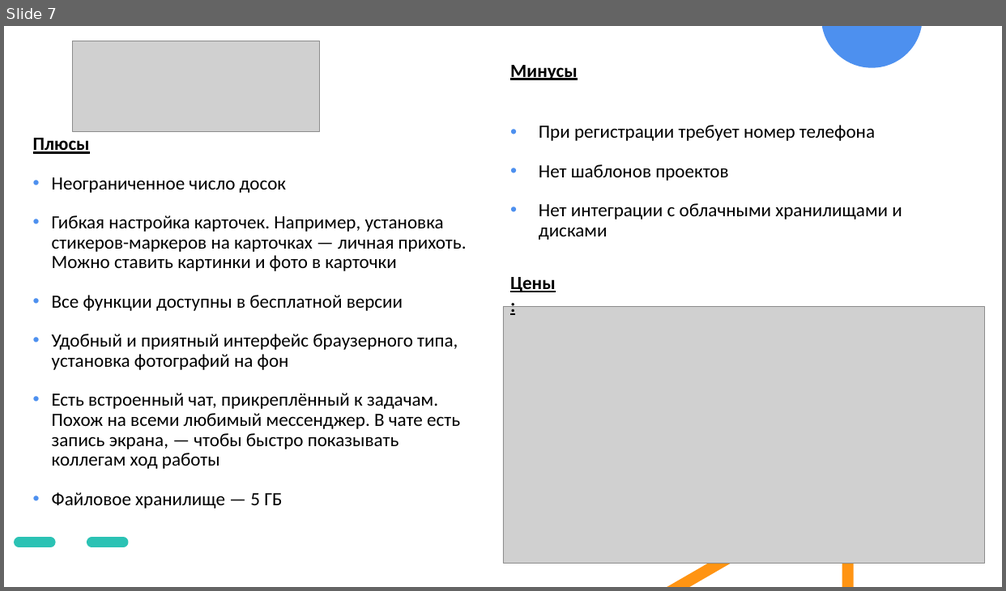
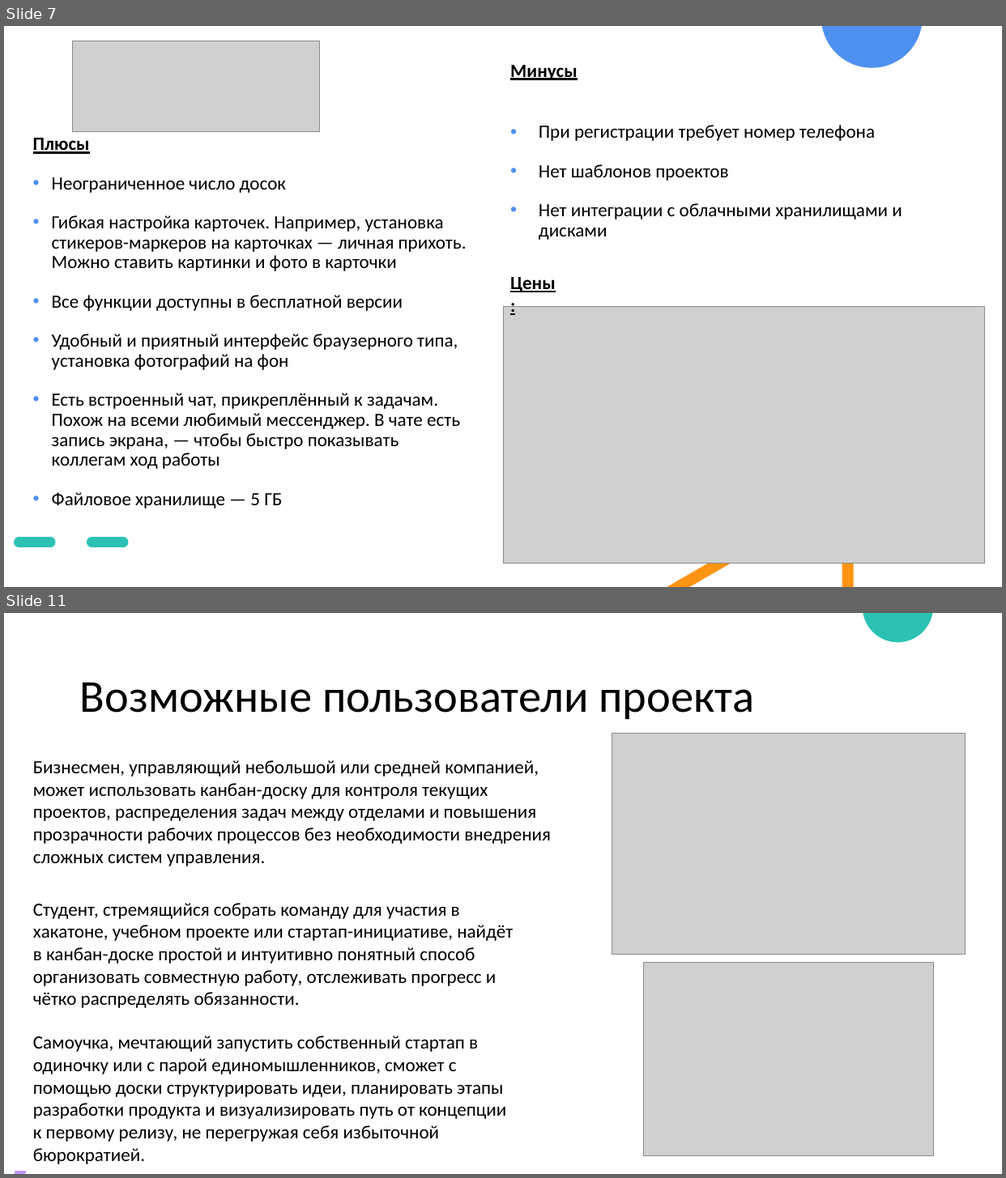
Before and after one commit to r0mbaa/Kanban-Board, a slide deck: Paperwork/РПС_Презентация_к_проекту.pptx. Shown one above the other, each under a label of ours: slide 7 before the commit, slides 7 and 11 after it; the slides between them are not shown. The pictures are 1006x591 and 1006x1178 pixels, drawn with LibreOffice and Linux fonts; fonts in the diff are those of the drawing; grey boxes stand for pictures. Boxes give left, top, right and bottom in pixels: in the first picture for what was removed or moved away, otherwise in the second. Text is boxed around its words. In the diff, an @@ line names an element or a change of style, - is before the commit and + after.

```diff
--- a/Paperwork/РПС_Презентация_к_проекту.pptx
+++ b/Paperwork/РПС_Презентация_к_проекту.pptx
@@ slide 11 added at (4, 613, 1002, 1174), background #FFFFFF @@
@@ freeform shape added at (863, 613, 933, 642), fill #2BC2B4 @@
@@ title added at (80, 682, 755, 719), 44 pt, text #000000 @@
+Возможные пользователи проекта
@@ picture added at (612, 734, 965, 954) @@
@@ text added at (33, 760, 551, 867), 18 pt, text #000000 @@
+Бизнесмен, управляющий небольшой или средней компанией, может использовать канбан-доску для контроля текущих проектов, распределения задач между отделами и повышения прозрачности рабочих процессов без необходимости внедрения сложных систем управления.
@@ text added at (33, 903, 513, 1008), 18 pt, text #000000 @@
+Студент, стремящийся собрать команду для участия в хакатоне, учебном проекте или стартап-инициативе, найдёт в канбан-доске простой и интуитивно понятный способ организовать совместную работу, отслеживать прогресс и чётко распределять обязанности.
@@ picture added at (643, 963, 934, 1157) @@
@@ rectangle added at (10, 1020, 191, 1171), fill #FFFFFF, outline #FFFFFF 1.5 pt @@
@@ text added at (33, 1036, 506, 1165), 18 pt, text #000000 @@
+Самоучка, мечтающий запустить собственный стартап в одиночку или с парой единомышленников, сможет с помощью доски структурировать идеи, планировать этапы разработки продукта и визуализировать путь от концепции к первому релизу, не перегружая себя избыточной бюрократией.
@@ freeform shape added at (15, 1081, 160, 1174), fill #C097F8 @@
```
Also in this commit, not shown: 3 slides changed, 3 other slides added, 4 slides removed.
